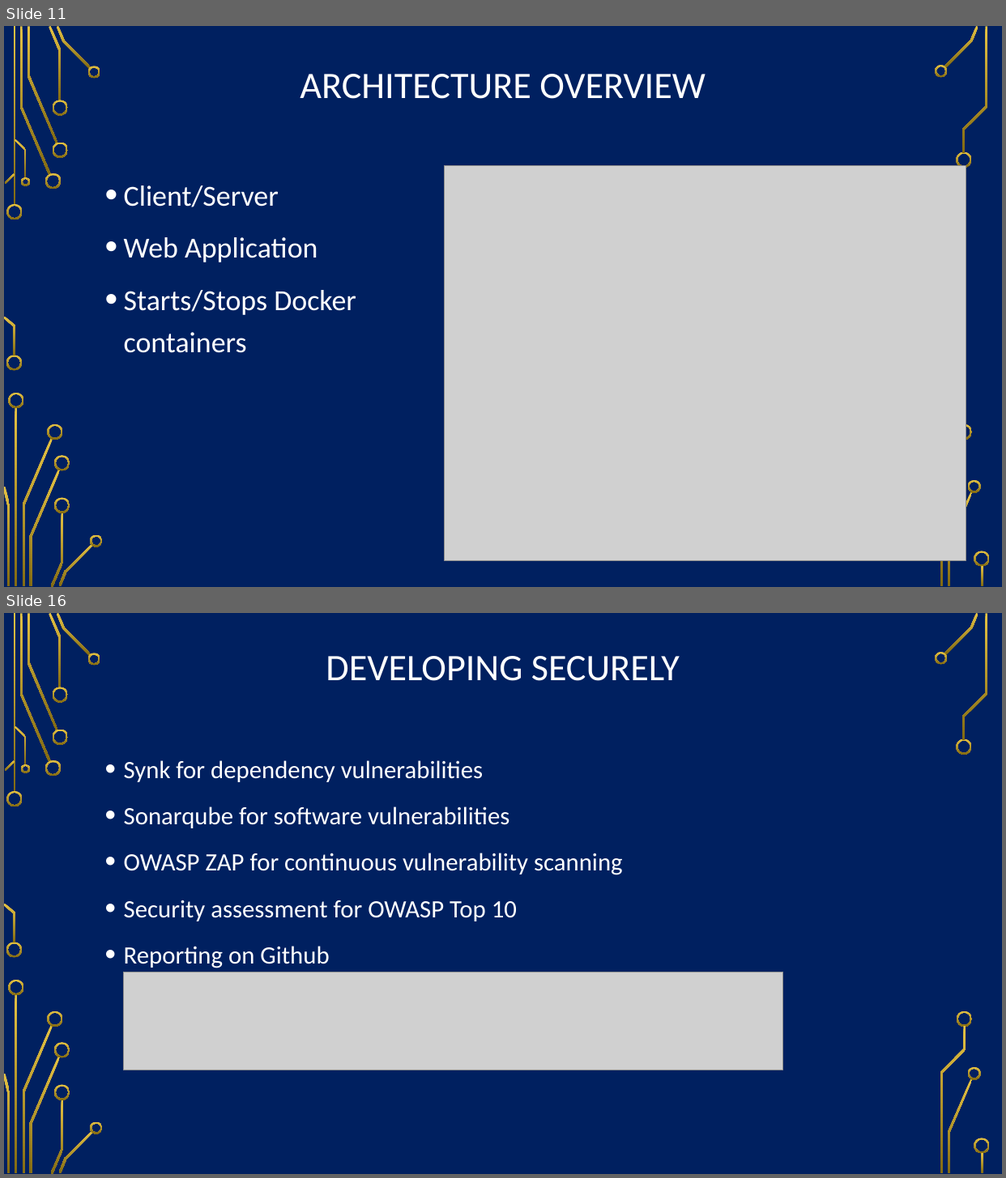
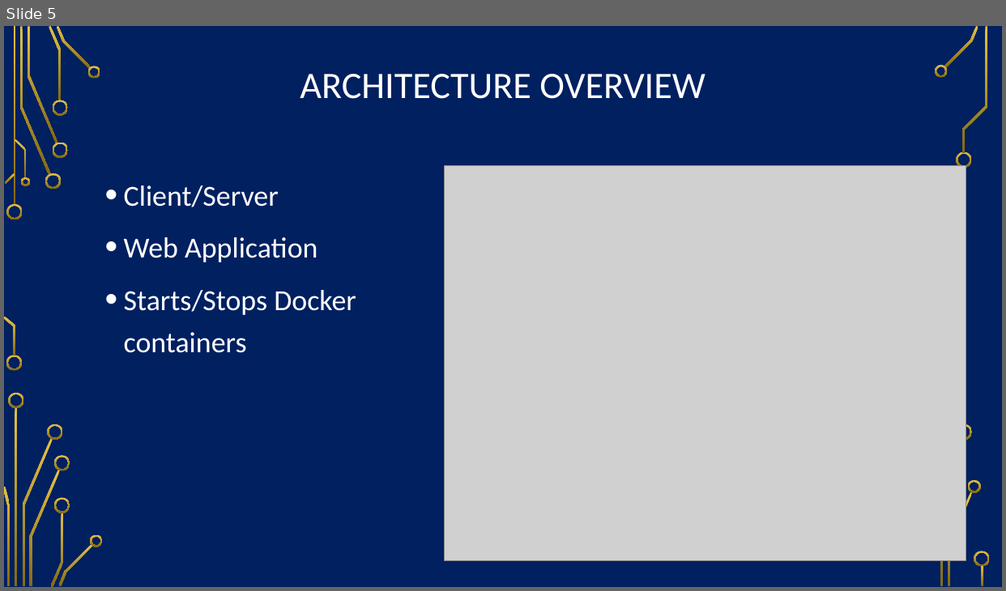
Before and after one commit to so87/Security-Lab-Manager, a slide deck: documentation/presentation.pptx. Shown one above the other, each under a label of ours: slides 11 and 16 before the commit, slide 5 after it; the slides between them are not shown. The pictures are 1006x1178 and 1006x591 pixels, drawn with LibreOffice and Linux fonts; fonts in the diff are those of the drawing; grey boxes stand for pictures; background and template pictures are left out. Boxes give left, top, right and bottom in pixels: in the first picture for what was removed or moved away, otherwise in the second. Text is boxed around its words. In the diff, an @@ line names an element or a change of style, - is before the commit and + after.

```diff
--- a/documentation/presentation.pptx
+++ b/documentation/presentation.pptx
@@ slide 16 removed at <box>4,613,1002,1174</box>, background picture (left out); not listed: 36 template elements that a slide beside it also shows @@
@@ title removed at <box>326,656,680,681</box> @@
-DEVELOPING SECURELY
@@ text removed at <box>124,760,623,969</box> @@
-• Synk for dependency vulnerabilities
-• Sonarqube for software vulnerabilities
-• OWASP ZAP for continuous vulnerability scanning
-• Security assessment for OWASP Top 10
-• Reporting on Github
@@ picture removed at <box>123,973,782,1071</box> @@
@@ what was slide 11 is now slide 5 @@
```
Also in this commit, not shown: 4 slides changed, 1 slide added, 11 other slides removed, 19 other files.
